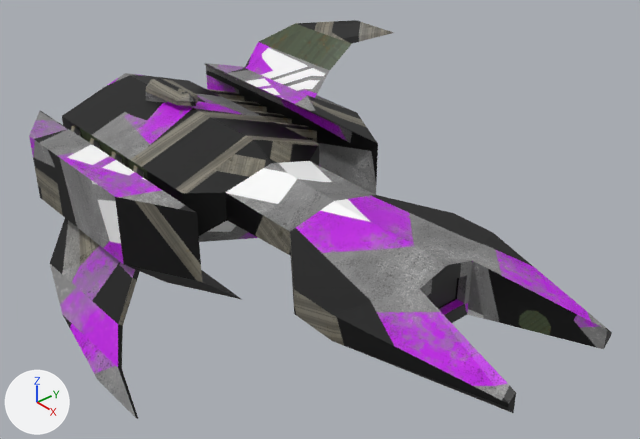
One commit to the Blender file asset_sources/endurer_applied.blend: the scene before it, then after it.
Rendered twice from a 50 mm lens placed at (8.33, -6.46, 5.59), pointed at (0.6, 0.23, -0.21). Lighting does not change. The marker at lower left points along +X, +Y and +Z.

Objects in the first picture: 'main'.
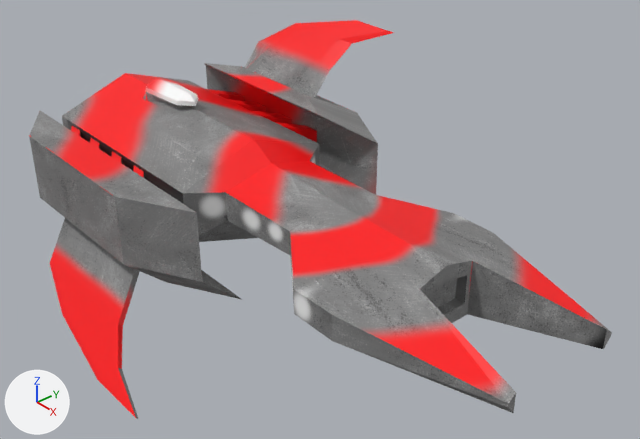
The newer file is also rescaled (x0.735), turned or shifted as a whole; pictures and numbers use the older file's frame.

Location of each change, (x1, y1, x2, y2) in pixels of the pictures (640 x 439 px):
'main', surface changed: (29, 20, 612, 419) in both

The change, as a list of edits to the scene's bpy script:
```text
Add img_untitled_004:
    img_untitled_004 = load_image('Untitled.004', 'endurer_paint.png', 1024, 1024, 'sRGB')
Add img_untitled_001:
    img_untitled_001 = load_image('Untitled.001', 'endurer_base.png', 1024, 1024, 'sRGB')
Add img_untitled_003:
    img_untitled_003 = load_image('Untitled.003', 'endurer_lights.png', 1024, 1024, 'sRGB')
Change mat_material:
    remove # nodes: BsdfPrincipled, OutputMaterial, TexImage
    remove # uses the picture img_untitled
    nodes: BsdfPrincipled x3, MixShader x2, OutputMaterial, TexImage x3
    uses the picture img_untitled_001
    uses the picture img_untitled_003
    uses the picture img_untitled_004
```
